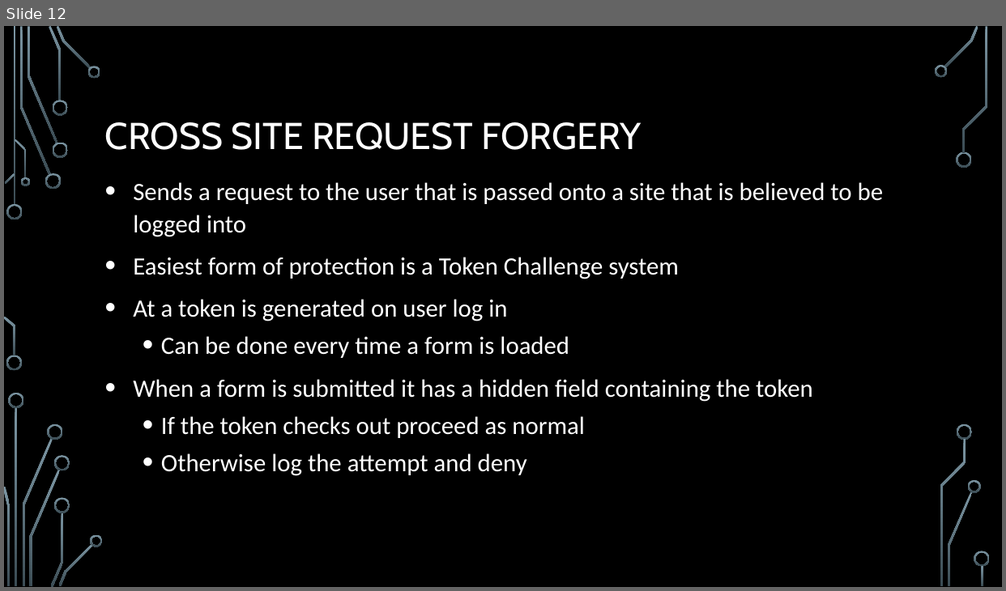
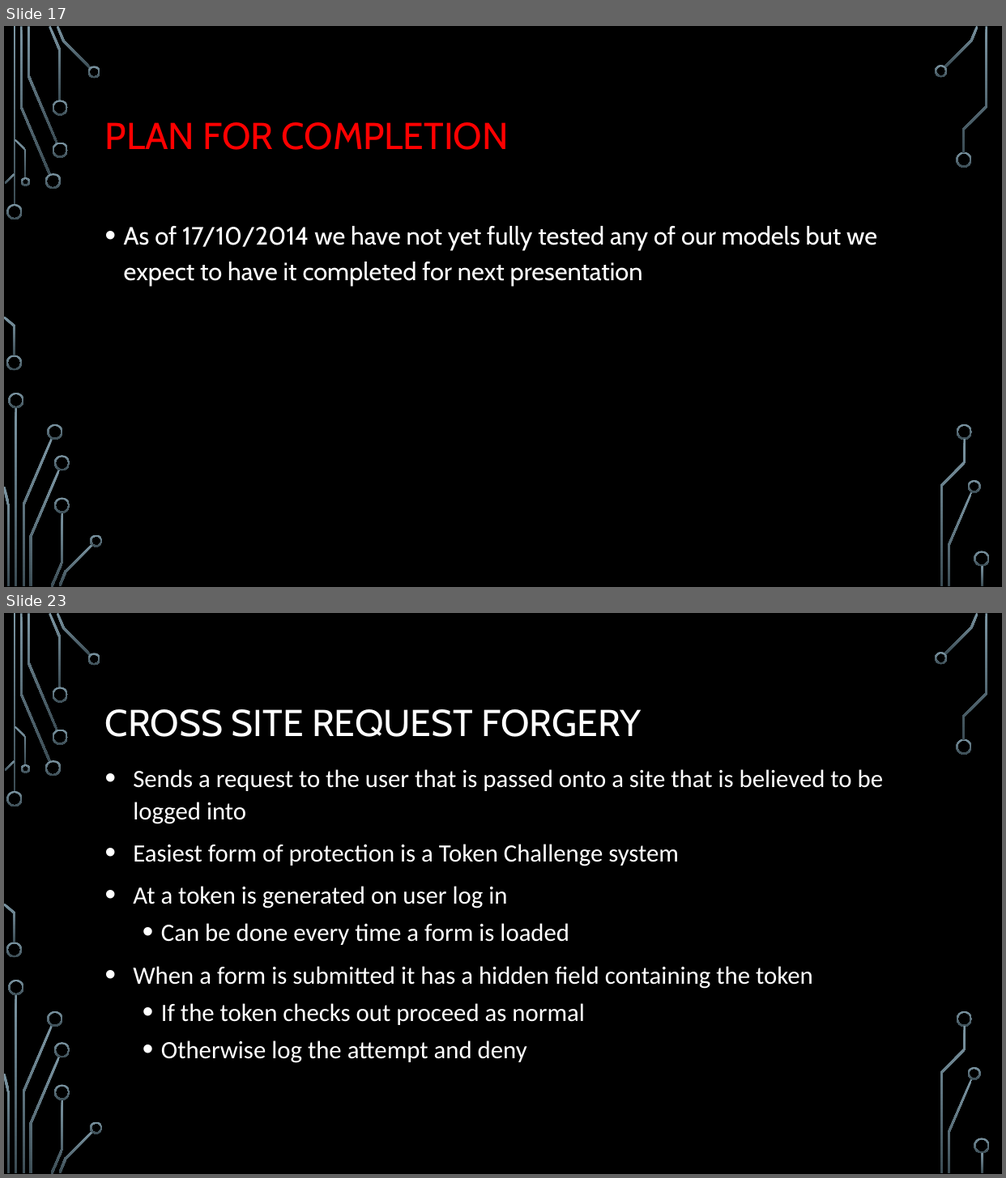
Before and after one commit to KBarros2014/TEAMB, a slide deck: site/Presentation doc/Php assignment.pptx. Shown one above the other, each under a label of ours: slide 12 before the commit, slides 17 and 23 after it; the slides between them are not shown. The pictures are 1006x591 and 1006x1178 pixels, drawn with LibreOffice and Linux fonts; fonts in the diff are those of the drawing; background and template pictures are left out. Boxes give left, top, right and bottom in pixels: in the first picture for what was removed or moved away, otherwise in the second. Text is boxed around its words. In the diff, an @@ line names an element or a change of style, - is before the commit and + after.

```diff
--- a/site/Presentation doc/Php assignment.pptx
+++ b/site/Presentation doc/Php assignment.pptx
@@ slide 17 added at [4,26,1002,587], background picture (left out); not listed: 36 template elements that a slide beside it also shows @@
@@ title added at [105,122,509,150], 36 pt, text #FF0000 @@
+PLAN FOR COMPLETION
@@ text added at [124,226,877,286], 24 pt, text #FFFFFF @@
+• As of 17/10/2014 we have not yet fully tested any of our models but we expect to have it completed for next presentation
@@ what was slide 12 is now slide 23 @@
```
Also in this commit, not shown: 4 slides changed, 13 other slides added, 3 slides removed, 1 other file.
